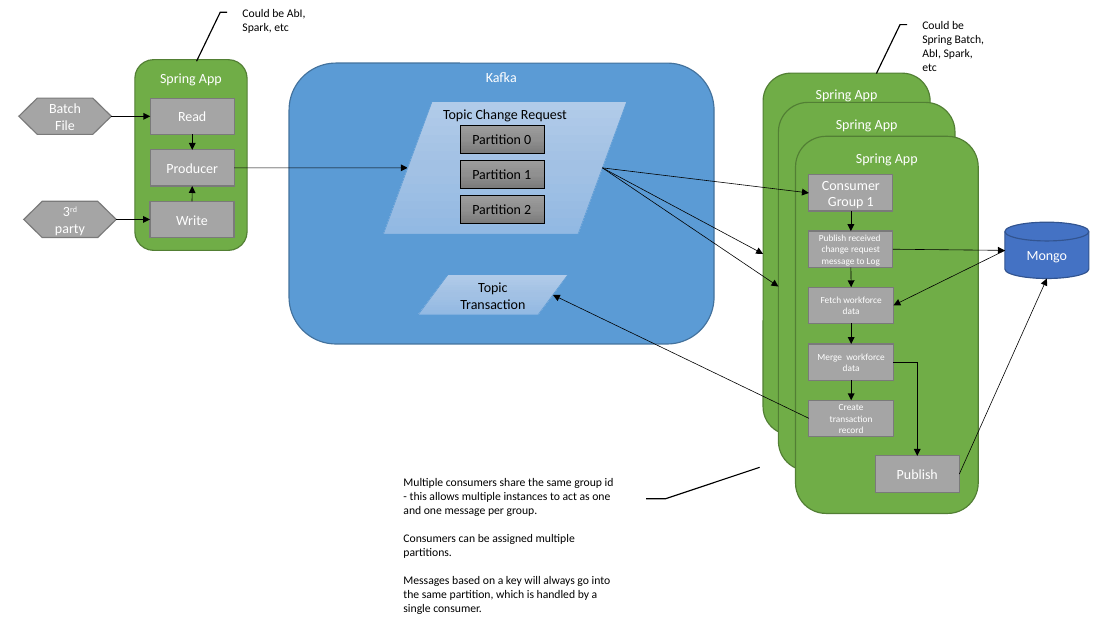
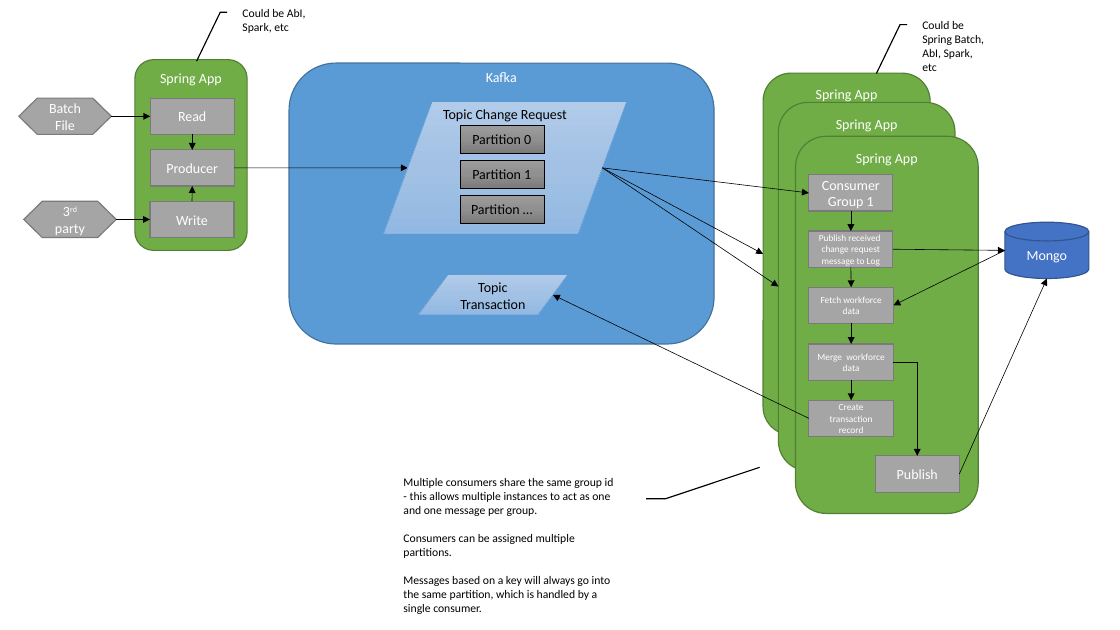
Before and after one commit to thzero/KafkaStreamsExample, a slide deck: slide 5 of Presentation1.pptx. Drawn at 1120x630 pixels with LibreOffice and Linux fonts; fonts in the diff are those of the drawing. Boxes give left, top, right and bottom in pixels: in the first picture for what was removed or moved away, otherwise in the second. Text is boxed around its words. In the diff, an @@ line names an element or a change of style, - is before the commit and + after.

```diff
--- a/Presentation1.pptx
+++ b/Presentation1.pptx
@@ text in rectangle at <box>471,204,520,214</box>: text changed @@
-Partition 2
+Partition …
```
Also in this commit, not shown: 8 other slides changed, 1 slide added, 9 other files.
